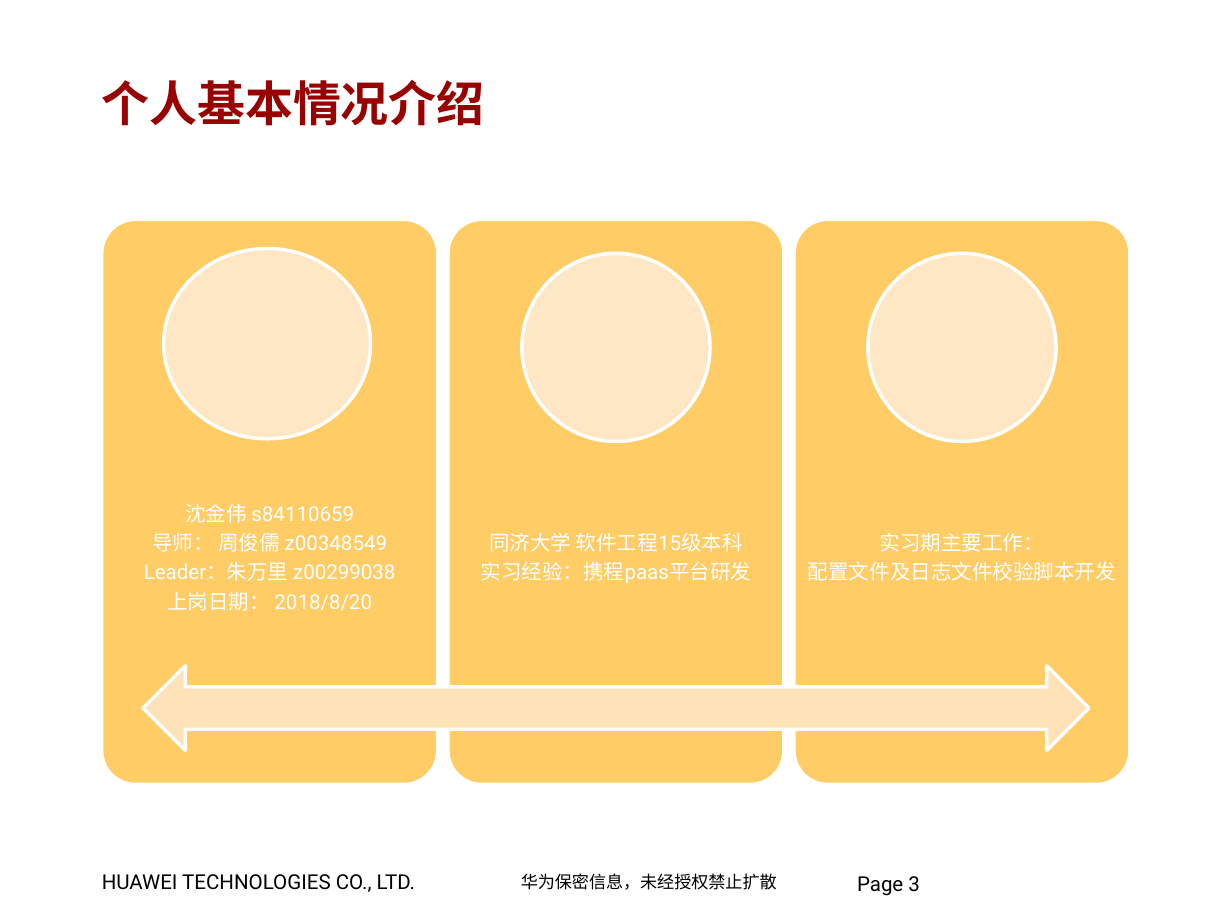
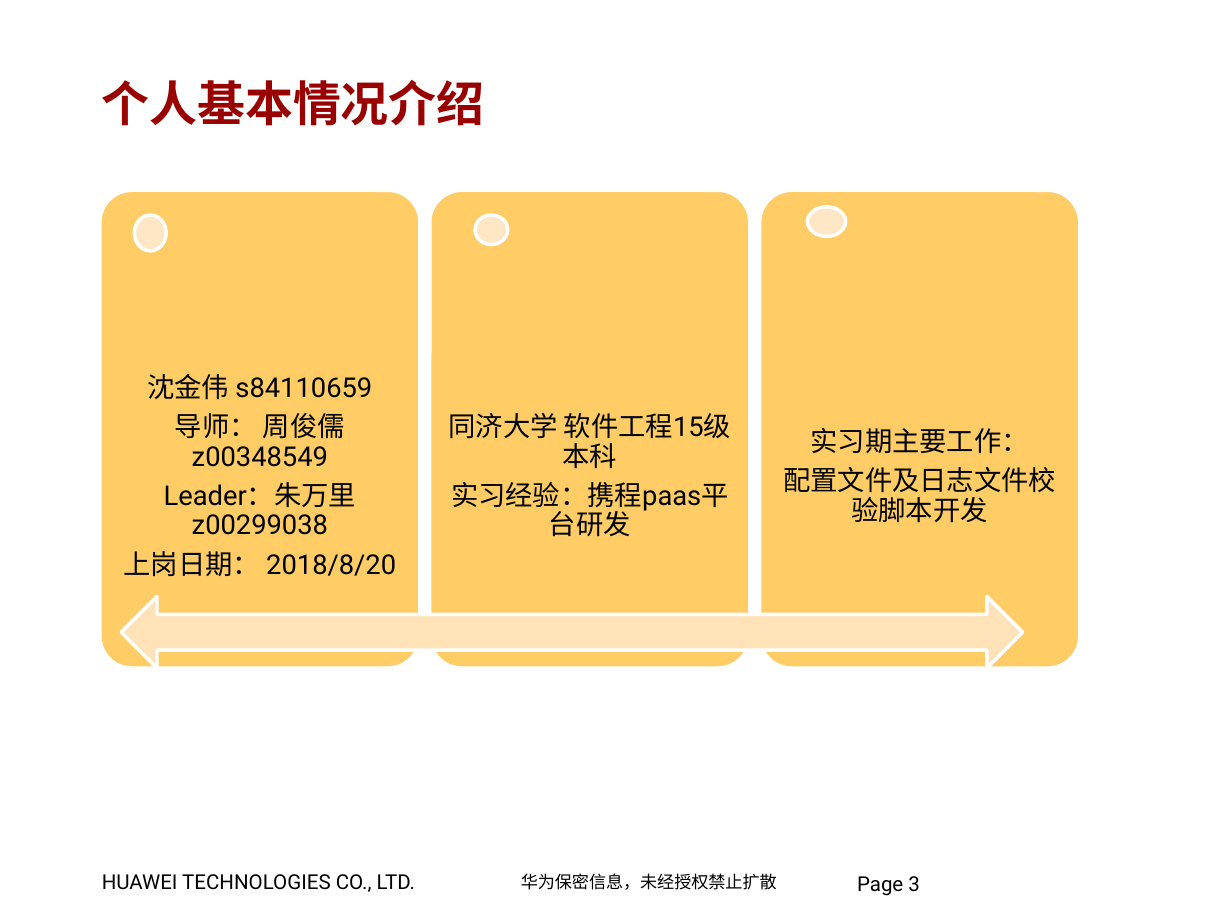
Before and after one commit to jumpjumpdog/Company, a slide deck: slide 3 of LTE产品部实习生转录用答辩模板.pptx. Drawn at 1232x924 pixels with LibreOffice and Linux fonts; fonts in the diff are those of the drawing; background and template pictures are left out. Boxes give left, top, right and bottom in pixels: in the first picture for what was removed or moved away, otherwise in the second. Text is boxed around its words. In the diff, an @@ line names an element or a change of style, - is before the commit and + after.

```diff
--- a/LTE产品部实习生转录用答辩模板.pptx
+++ b/LTE产品部实习生转录用答辩模板.pptx
@@ rounded rectangle: place and size @@
-rounded rectangle at <box>102,219,439,785</box>
+rounded rectangle at <box>100,191,420,669</box>
@@ rounded rectangle: place and size @@
-rounded rectangle at <box>448,219,785,785</box>
+rounded rectangle at <box>430,191,750,669</box>
@@ rounded rectangle: place and size @@
-rounded rectangle at <box>795,219,1131,785</box>
+rounded rectangle at <box>760,191,1080,669</box>
@@ ellipse added at <box>807,207,845,237</box>, fill #FFE7C6, outline #FFFFFF 2 pt @@
@@ ellipse added at <box>134,214,166,250</box>, fill #FFE7C6, outline #FFFFFF 2 pt @@
@@ ellipse added at <box>476,214,509,244</box>, fill #FFE7C6, outline #FFFFFF 2 pt @@
@@ ellipse removed at <box>164,249,371,439</box> @@
@@ ellipse removed at <box>522,254,711,442</box> @@
@@ ellipse removed at <box>867,254,1056,442</box> @@
@@ text "沈金伟 s84110659": place and size @@
-text "沈金伟 s84110659" at <box>144,504,395,611</box>
+text "沈金伟 s84110659" at <box>124,374,396,576</box>
@@ text "同济大学 软件工程15级本科": place and size @@
-text "同济大学 软件工程15级本科" at <box>481,533,751,583</box>
+text "同济大学 软件工程15级本科" at <box>449,413,731,513</box>
@@ size 12 to 16 pt, text colour #FFFFFF to #000000; more space between paragraphs in 3 elements at <box>124,374,396,576</box>, <box>449,413,731,513</box>, <box>783,428,1056,523</box> @@
@@ text "实习期主要工作：": place and size @@
-text "实习期主要工作：" at <box>808,533,1116,581</box>
+text "实习期主要工作：" at <box>783,428,1056,523</box>
@@ left right arrow: place and size @@
-left right arrow at <box>143,665,1089,750</box>
+left right arrow at <box>121,596,1023,668</box>
```
Also in this commit, not shown: 4 other slides changed, 11 slides added, 3 slides removed, 8 other files.
